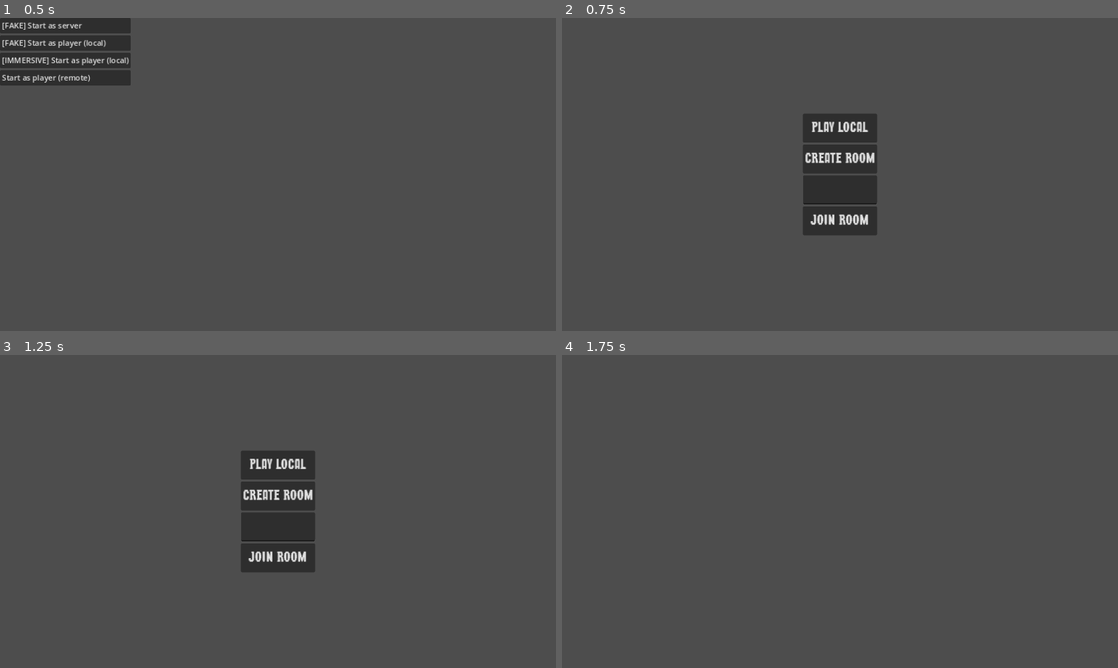
Above: before the commit, frames 1-4 (two rows, left to right).
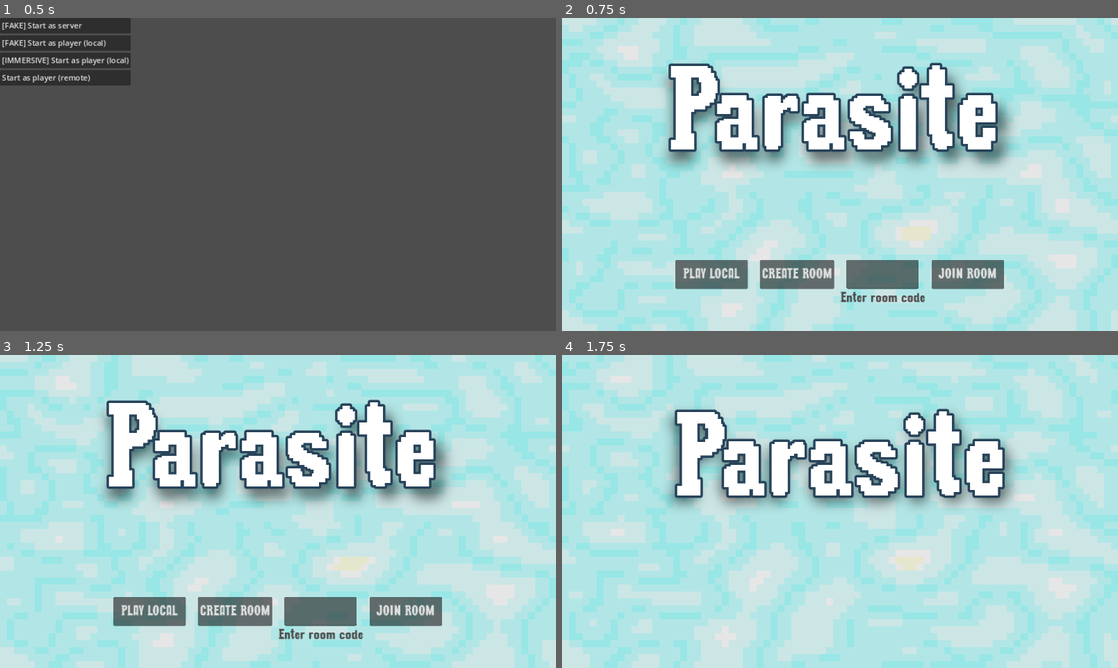
Above: after the commit, the same moments.

Repository: patator62180/GDWL_67
Game: Godot game, scene res://scenes/main/main.tscn
The game is run twice, just before and just after one commit, with the same random seed, the same clock (stepped at 60 frames per second) and the same inputs.
Inputs:
- Up to frame 1 (0.5 s): no input
- Up to frame 2 (0.75 s): click "[FAKE] Start as player (local)" at 0.5 s
- Up to frame 3 (1.25 s): no input
- Up to frame 4 (1.75 s): click "CREATE ROOM" at 1.25 s

Frame 1 is identical in both runs. In frame 2, 100% of the frame differs, in the area x 0-100%, y 0-100%; in frame 3, 100%; in frame 4, 100%.

Commit message:
menu principal

Diff:
--- /dev/null
+++ b/scenes/menus/blur.gdshader
@@ -0,0 +1,35 @@
+shader_type canvas_item;
+
+uniform int strength: hint_range(1, 512) = 2;
+
+vec4 blur_size(sampler2D tex,vec2 fragCoord, vec2 pixelSize) {
+
+    vec4 color = vec4(60.,60.,60.,0.);
+    float strengthFloat = float(strength);
+
+    vec2 pixel = fragCoord/pixelSize;
+    int x_min = max(int(pixel.x-strengthFloat), 0);
+    int x_max = min(int(pixel.x+strengthFloat), int(1./pixelSize.x));
+    int y_min = max(int(pixel.y-strengthFloat), 0);
+    int y_max = min(int(pixel.y+strengthFloat), int(1./pixelSize.y));
+
+    int count =0;
+
+    // Sum the pixels colors
+    for(int x=x_min; x <= x_max; x++) {
+        for(int y = y_min; y <= y_max; y++) {
+            color += texture(tex, vec2(float(x), float(y)) * pixelSize);
+            count++;
+        }
+    }
+
+    // Divide the color by the number of colors you summed up
+    color /= float(count);
+
+
+    return color;
+}
+
+void fragment() {
+    COLOR = blur_size(TEXTURE,UV,TEXTURE_PIXEL_SIZE);
+}
--- a/scenes/menus/menus.gd
+++ b/scenes/menus/menus.gd
@@ -4,3 +4,7 @@
 
 func _ready():
     choices_screen.visible = true
+
+func _process(delta):
+    get_node("CanvasLayer/Viewport/GameTitle").position = (get_local_mouse_position())/25 + Vector2(208,71)
+    get_node("CanvasLayer/Viewport/GameTitleShadow").position = (get_local_mouse_position())/60 + Vector2(585,210)
--- a/scenes/menus/menus.tscn
+++ b/scenes/menus/menus.tscn
@@ -1,9 +1,11 @@
-[gd_scene load_steps=5 format=3 uid="uid://27xb7kekk1ck"]
+[gd_scene load_steps=7 format=3 uid="uid://27xb7kekk1ck"]
 
 [ext_resource type="Script" path="res://scenes/menus/menus.gd" id="1_w7o1w"]
 [ext_resource type="Script" path="res://scenes/menus/choices_screen.gd" id="2_b0ar7"]
 [ext_resource type="PackedScene" uid="uid://dswfe7yyh4daq" path="res://scenes/game/game.tscn" id="2_h078q"]
-[ext_resource type="Theme" uid="uid://bnf832jc7xfl4" path="res://scenes/background/theme_principal.tres" id="3_sn0x5"]
+[ext_resource type="PackedScene" uid="uid://b81kmauxqg4ws" path="res://scenes/background/background.tscn" id="2_xeypf"]
+[ext_resource type="Theme" uid="uid://c6jdci7k3yyg3" path="res://scenes/background/theme_principal.tres" id="3_sn0x5"]
+[ext_resource type="Texture2D" uid="uid://6i0h0aucnuvk" path="res://sprites/title_shadow.png" id="8_6h814"]
 
 [node name="Menus" type="Node2D" node_paths=PackedStringArray("choices_screen")]
 script = ExtResource("1_w7o1w")
@@ -19,56 +21,110 @@
 grow_horizontal = 2
 grow_vertical = 2
 
+[node name="Background2" parent="CanvasLayer/Viewport" instance=ExtResource("2_xeypf")]
+
 [node name="ChoicesScreen" type="Control" parent="CanvasLayer/Viewport" node_paths=PackedStringArray("create_button", "join_button", "play_local_button", "join_room_code", "node_to_replace")]
-visible = false
-anchors_preset = 0
-offset_right = 40.0
-offset_bottom = 40.0
+layout_mode = 1
+anchors_preset = 7
+anchor_left = 0.5
+anchor_top = 1.0
+anchor_right = 0.5
+anchor_bottom = 1.0
+offset_left = -20.0
+offset_top = -73.0
+offset_right = 20.0
+offset_bottom = -33.0
+grow_horizontal = 2
+grow_vertical = 0
 script = ExtResource("2_b0ar7")
-create_button = NodePath("VBoxContainer/CreateButton")
-join_button = NodePath("VBoxContainer/JoinButton")
-play_local_button = NodePath("VBoxContainer/LocalRoomButton")
-join_room_code = NodePath("VBoxContainer/JoinRoomCode")
+create_button = NodePath("HBoxContainer/CreateButton")
+join_button = NodePath("HBoxContainer/JoinButton")
+play_local_button = NodePath("HBoxContainer/LocalRoomButton")
+join_room_code = NodePath("HBoxContainer/JoinRoomCode")
 game_scene = ExtResource("2_h078q")
 node_to_replace = NodePath("../../..")
 
-[node name="VBoxContainer" type="VBoxContainer" parent="CanvasLayer/Viewport/ChoicesScreen"]
+[node name="HBoxContainer" type="HBoxContainer" parent="CanvasLayer/Viewport/ChoicesScreen"]
 layout_mode = 1
 anchors_preset = 8
 anchor_left = 0.5
 anchor_top = 0.5
 anchor_right = 0.5
 anchor_bottom = 0.5
-offset_left = 479.5
-offset_top = 178.0
-offset_right = 632.5
-offset_bottom = 430.0
+offset_left = -352.0
+offset_top = -94.0
+offset_right = 352.0
+offset_bottom = -34.0
 grow_horizontal = 2
 grow_vertical = 2
+alignment = 1
 
-[node name="LocalRoomButton" type="Button" parent="CanvasLayer/Viewport/ChoicesScreen/VBoxContainer"]
-custom_minimum_size = Vector2(0, 60)
+[node name="LocalRoomButton" type="Button" parent="CanvasLayer/Viewport/ChoicesScreen/HBoxContainer"]
+custom_minimum_size = Vector2(150, 60)
 layout_mode = 2
+size_flags_horizontal = 6
 theme = ExtResource("3_sn0x5")
 theme_override_font_sizes/font_size = 30
 text = "PLAY LOCAL"
 
-[node name="CreateButton" type="Button" parent="CanvasLayer/Viewport/ChoicesScreen/VBoxContainer"]
-custom_minimum_size = Vector2(0, 60)
+[node name="CreateButton" type="Button" parent="CanvasLayer/Viewport/ChoicesScreen/HBoxContainer"]
+custom_minimum_size = Vector2(150, 60)
 layout_mode = 2
+size_flags_horizontal = 6
 theme = ExtResource("3_sn0x5")
 theme_override_font_sizes/font_size = 30
 text = "CREATE ROOM"
 
-[node name="JoinRoomCode" type="TextEdit" parent="CanvasLayer/Viewport/ChoicesScreen/VBoxContainer"]
-custom_minimum_size = Vector2(0, 60)
+[node name="JoinRoomCode" type="TextEdit" parent="CanvasLayer/Viewport/ChoicesScreen/HBoxContainer"]
+custom_minimum_size = Vector2(150, 60)
 layout_mode = 2
+size_flags_horizontal = 6
 theme = ExtResource("3_sn0x5")
-theme_override_font_sizes/font_size = 30
+theme_override_font_sizes/font_size = 45
 
-[node name="JoinButton" type="Button" parent="CanvasLayer/Viewport/ChoicesScreen/VBoxContainer"]
-custom_minimum_size = Vector2(0, 60)
+[node name="JoinButton" type="Button" parent="CanvasLayer/Viewport/ChoicesScreen/HBoxContainer"]
+custom_minimum_size = Vector2(150, 60)
 layout_mode = 2
+size_flags_horizontal = 6
 theme = ExtResource("3_sn0x5")
 theme_override_font_sizes/font_size = 30
 text = "JOIN ROOM"
+
+[node name="EnterRoomCode" type="Label" parent="CanvasLayer/Viewport/ChoicesScreen"]
+layout_mode = 0
+offset_left = 21.0
+offset_top = -11.0
+offset_right = 194.0
+offset_bottom = 20.0
+theme = ExtResource("3_sn0x5")
+theme_override_colors/font_color = Color(0.301961, 0.301961, 0.301961, 1)
+text = "Enter room code"
+
+[node name="GameTitleShadow" type="Sprite2D" parent="CanvasLayer/Viewport"]
+modulate = Color(1, 1, 1, 0.588235)
+position = Vector2(591, 222)
+scale = Vector2(0.7863, 0.7863)
+texture = ExtResource("8_6h814")
+
+[node name="GameTitle" type="Label" parent="CanvasLayer/Viewport"]
+texture_filter = 1
+layout_mode = 1
+anchors_preset = 8
+anchor_left = 0.5
+anchor_top = 0.5
+anchor_right = 0.5
+anchor_bottom = 0.5
+offset_left = -346.509
+offset_top = -224.0
+offset_right = 353.491
+offset_bottom = 29.0
+grow_horizontal = 2
+grow_vertical = 2
+pivot_offset = Vector2(335.509, 129.5)
+theme = ExtResource("3_sn0x5")
+theme_override_colors/font_outline_color = Color(0.152941, 0.262745, 0.352941, 1)
+theme_override_constants/outline_size = 20
+theme_override_font_sizes/font_size = 251
+text = "Parasite"
+horizontal_alignment = 1
+vertical_alignment = 1
Binary file added: sprites/title_shadow.png
Not shown, added: sprites/title_shadow.png.import
